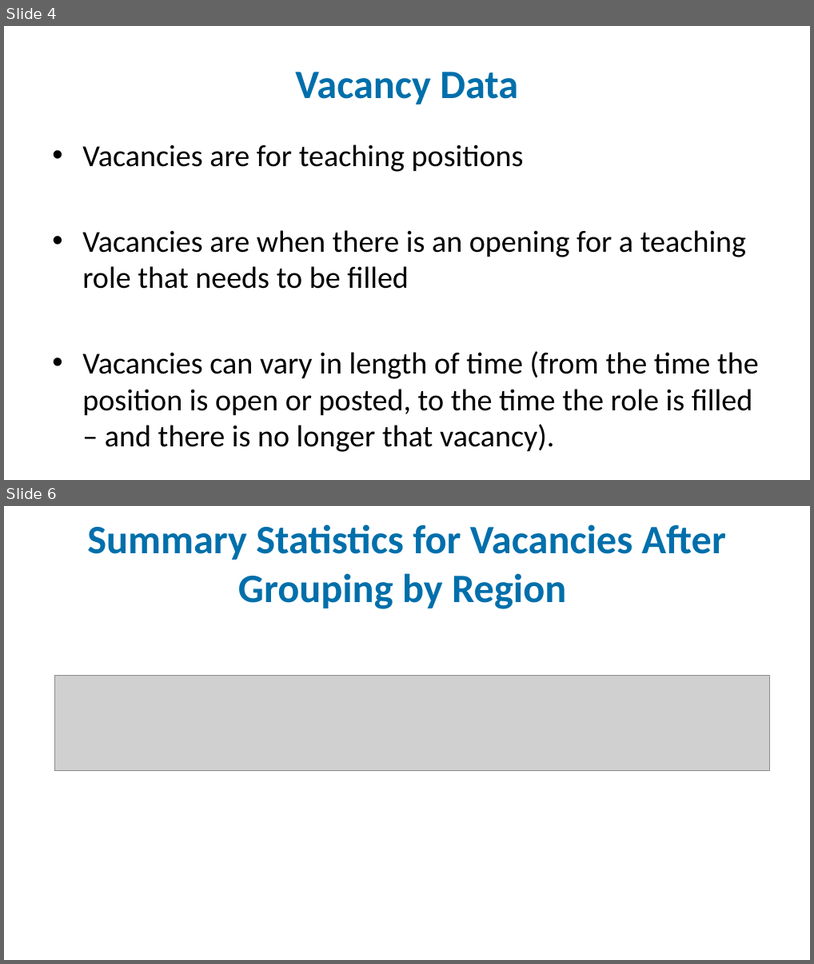
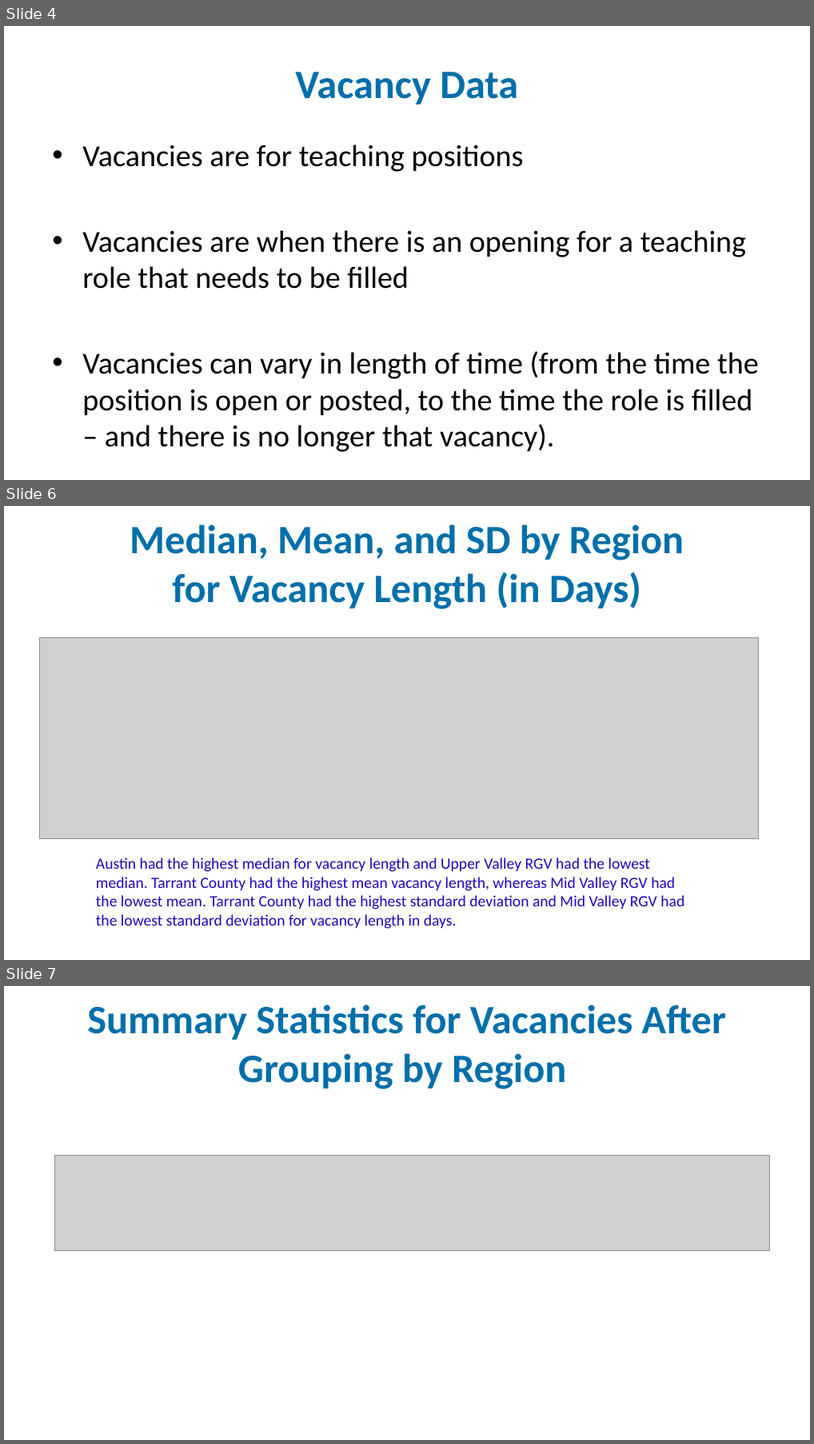
Before and after one commit to idea-analytics/Staffing_Trends_Performance_Vacancies, a slide deck: graphs/Staffing_Part1_23-24_preliminary_report.pptx. Shown one above the other, each under a label of ours: slides 4 and 6 before the commit, slides 4, 6 and 7 after it; the slides between them are not shown. The pictures are 814x964 and 814x1444 pixels, drawn with LibreOffice and Linux fonts; fonts in the diff are those of the drawing; grey boxes stand for pictures; background and template pictures are left out. Boxes give left, top, right and bottom in pixels: in the first picture for what was removed or moved away, otherwise in the second. Text is boxed around its words. In the diff, an @@ line names an element or a change of style, - is before the commit and + after.

Commit message:
subject
added subject for FMLA and Vacancy data (4 subjects)

```diff
--- a/graphs/Staffing_Part1_23-24_preliminary_report.pptx
+++ b/graphs/Staffing_Part1_23-24_preliminary_report.pptx
@@ slide 6 added at [4, 506, 810, 960], background picture (left out) @@
@@ title added at [130, 524, 684, 609], 36 pt, text #006FAB, bold @@
+Median, Mean, and SD by Region
+for Vacancy Length (in Days)
@@ picture added at [39, 637, 758, 838] @@
@@ text added at [96, 857, 685, 928], 14 pt, text #2007B9 @@
+Austin had the highest median for vacancy length and Upper Valley RGV had the lowest median. Tarrant County had the highest mean vacancy length, whereas Mid Valley RGV had the lowest mean. Tarrant County had the highest standard deviation and Mid Valley RGV had the lowest standard deviation for vacancy length in days.
@@ what was slide 6 is now slide 7 @@
```
Also in this commit, not shown: 2 slides changed, 35 other slides added, 2 other files.
